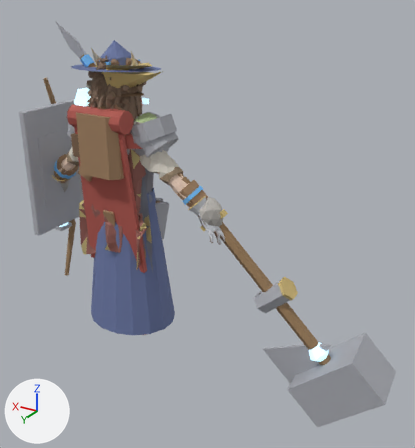
The Blender file art/creator/humanoid_slim/humanoid_slim_masculine.blend as it was, and as the next commit left it.
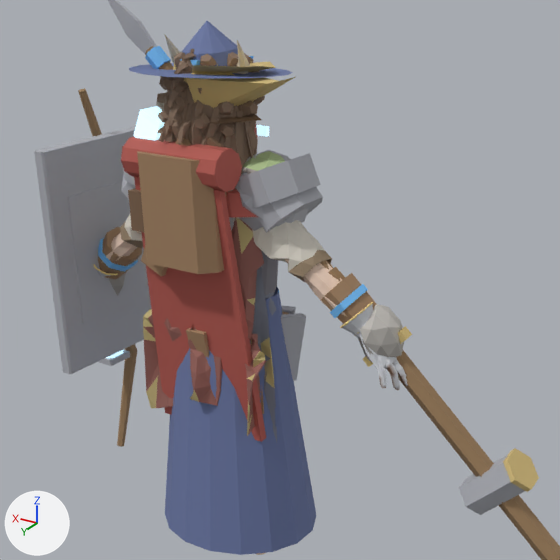
Old and new are each drawn whole from a camera (50 mm lens) standing at (-2.31, 2.8, 2.36) and looking at (-0.6, -0.05, 0.94) and again close up on the part from 0% to 75% of the width and 6% to 76% of the height. The axes (+X, +Y, +Z) are drawn at lower left. The lights are the same throughout. The first two pictures are the older version.

In view in the first close-up: 'part.arms.bracers', 'part.back.backpack', 'part.back.cape', 'part.back.travel_cape', 'part.head.wide_hat', 'part.offhand.shield', 'part.offhand.tower_shield', 'part.shoulders.slabs', 'part.torso.robe', 'part.torso.sleeved_shirt', 'part.weapon.hammer', 'part.weapon.maul' and 29 more.
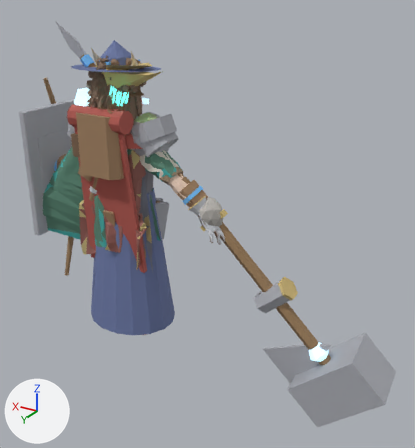
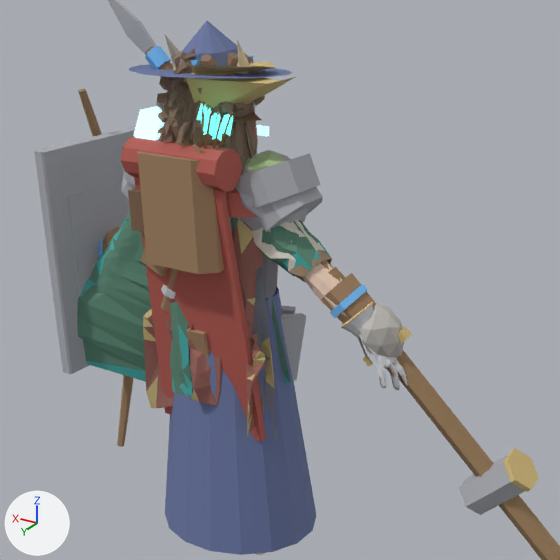
What differs and where, as boxes [x1, y1, x2, y2] in the close-ups (560 x 560 px):
'part.shoulders.ranger_cloak', added (green)
    after: [77, 217, 193, 396]
'part.torso.ranger_tunic', added (mostly hidden)
    after: [120, 213, 331, 384]
'part.back.ranger_quiver', added
    after: [161, 101, 233, 312]
    faces in mat_cloth: [161, 101, 233, 312]
    faces in mat_emissive: [197, 104, 233, 141]

The change, as a list of edits to the scene's bpy script:
```text
Add me_part_torso_ranger_tunic:
    me_part_torso_ranger_tunic.from_pydata(...)  # 1041 vertices, 1737 faces; spans x -0.448..0.448, y -0.155..0.149, z 0.75..1.587
    me_part_torso_ranger_tunic.materials.append(mat_cloth)
Add me_part_shoulders_ranger_cloak:
    me_part_shoulders_ranger_cloak.from_pydata(...)  # 779 vertices, 1145 faces; spans x -0.113..0.676, y -0.103..0.227, z 0.642..1.615
    me_part_shoulders_ranger_cloak.materials.append(mat_cloth)
Add me_part_back_ranger_quiver:
    me_part_back_ranger_quiver.from_pydata(...)  # 458 vertices, 288 faces; spans x -0.227..0.233, y -0.161..0.263, z 0.905..1.806
    # faces by material slot: [170, 90, 28]
    me_part_back_ranger_quiver.materials.append(mat_cloth)
    me_part_back_ranger_quiver.materials.append(mat_metal)
    me_part_back_ranger_quiver.materials.append(mat_emissive)
Add ob_part_torso_ranger_tunic:
    ob_part_torso_ranger_tunic = bpy.data.objects.new('part.torso.ranger_tunic', me_part_torso_ranger_tunic)
    ob_part_torso_ranger_tunic.location = (0.0, 0.0, 0.0)
Add ob_part_shoulders_ranger_cloak:
    ob_part_shoulders_ranger_cloak = bpy.data.objects.new('part.shoulders.ranger_cloak', me_part_shoulders_ranger_cloak)
    ob_part_shoulders_ranger_cloak.location = (0.0, 0.0, 0.0)
Add ob_part_back_ranger_quiver:
    ob_part_back_ranger_quiver = bpy.data.objects.new('part.back.ranger_quiver', me_part_back_ranger_quiver)
    ob_part_back_ranger_quiver.location = (0.0, 0.0, 0.0)
```
